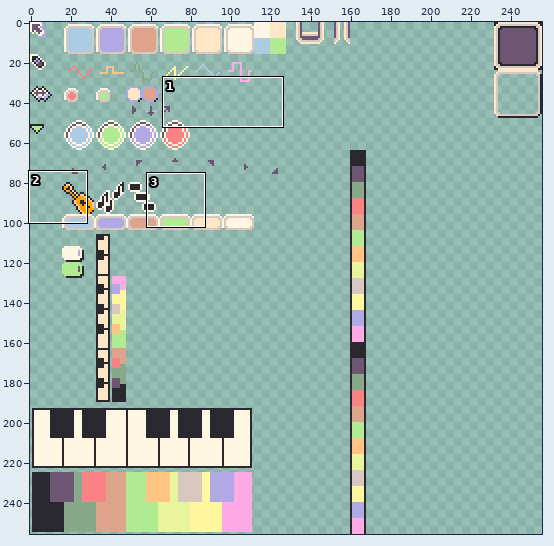
Edited in one commit: pixel-art file (tiny-cli/sfx-spritesheet.aseprite). Above, an overview of the earlier version with the close-up marked.
Close-up. Old version:
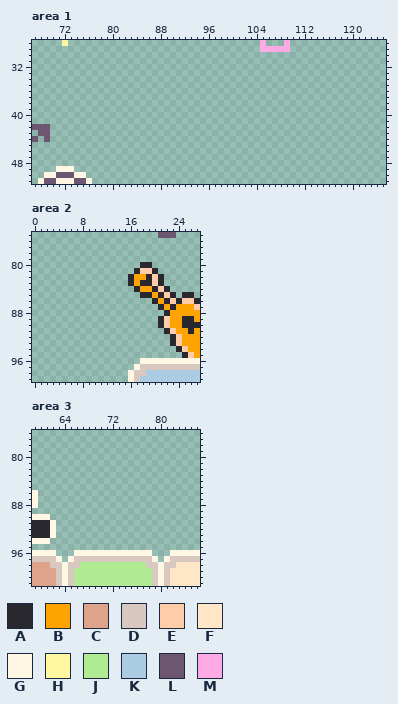
256x256 pixels, 1 frame. Shown: area 1: x 67..125, y 28..51; area 2: x 0..27, y 75..99; area 3: x 59..86, y 76..101.
Palette (. is transparent): A #28282e  B #ffa300  C #dea38b  D #d9c8bf  E #ffccaa  F #ffe6c6  G #fff7e4  H #fff7a0  J #b0eb93  K #accce4  L #6c5671  M #feaae4
Pixels before, area 1, first column x 67:
28 .....H................................M...M
29 ......................................MMMMM
30 ...........................................
31 ...........................................
32 ...........................................
33 ...........................................
34 ...........................................
35 ...........................................
36 ...........................................
37 ...........................................
38 ...........................................
39 ...........................................
40 ...........................................
41 ...........................................
42 LLL........................................
43 .LL........................................
44 L.L........................................
45 ...........................................
46 ...........................................
47 ...........................................
48 ...........................................
49 ....GGG....................................
50 ..GGLLLGG..................................
51 .GLLGGGLLG.................................
Pixels before, area 2, first column x 16:
 75 .....LLL....
 76 ............
 77 ............
 78 ............
 79 ............
 80 ..AA........
 81 .AEEA.......
 82 ABBAEA......
 83 ABAAEA......
 84 .ABBAEA.....
 85 ..AABAEA.AA.
 86 ....ABAEAEEA
 87 .....ABABBBE
 88 ......ABBBBB
 89 .....AEBBAAB
 90 .....AEBBAAA
 91 ......AEBBAB
 92 .......AEBBB
 93 .......AEBBB
 94 ........AEBB
 95 .........AEB
 96 ..GGGGGGGGGG
 97 .GDDDDDDDDDD
 98 GDDKKKKKKKKK
 99 GDKKKKKKKKKK
Pixels before, area 3, first column x 59:
 86 G...........................
 87 G...........................
 88 G...........................
 89 ............................
 90 GGG.........................
 91 AAAG........................
 92 AAAG........................
 93 AAAG........................
 94 GGG.........................
 95 ............................
 96 GGGG...GGGGGGGGGGGGG...GGGGG
 97 DDDDG.GDDDDDDDDDDDDDG.GDDDDD
 98 CCCDDGDDJJJJJJJJJJJDDGDDFFFF
 99 CCCCDGDJJJJJJJJJJJJJDGDFFFFF
100 CCCCDGDJJJJJJJJJJJJJDGDFFFFF
101 CCCCDGDJJJJJJJJJJJJJDGDFFFFF
And afterwards:
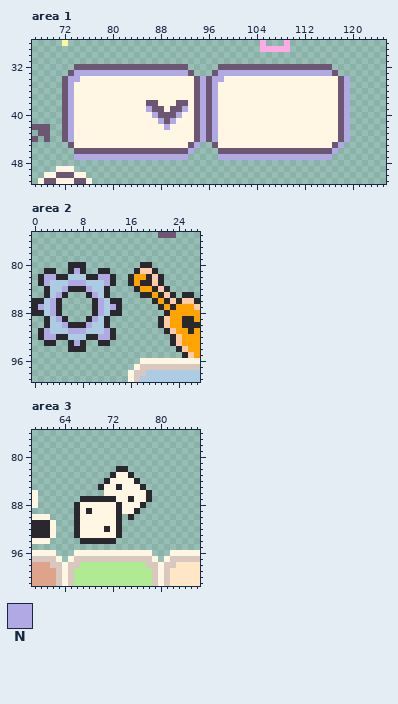
Colours new in this view: N #b0a9e4
The exact change:
Changed rows in their new state; - is an unchanged pixel.
Area 1:
first column x 72:
32 --LLLLLLLLLLLLLLLLLLL-----LLLLLLLLLLLLLLLLLLL---
33 -LNNNNNNNNNNNNNNNNNNNL---LNNNNNNNNNNNNNNNNNNNL--
34 LNNGGGGGGGGGGGGGGGGGGGLNLNNGGGGGGGGGGGGGGGGGGGLN
35 LNGGGGGGGGGGGGGGGGGGGGLNLNGGGGGGGGGGGGGGGGGGGGLN
36 LNGGGGGGGGGGGGGGGGGGGGLNLNGGGGGGGGGGGGGGGGGGGGLN
37 LNGGGGGGGGGGGGGGGGGGGGLNLNGGGGGGGGGGGGGGGGGGGGLN
38 LNGGGGGGGGGGGGLLGGGLLGLNLNGGGGGGGGGGGGGGGGGGGGLN
39 LNGGGGGGGGGGGGNLLGLLNGLNLNGGGGGGGGGGGGGGGGGGGGLN
40 LNGGGGGGGGGGGGGNLLLNGGLNLNGGGGGGGGGGGGGGGGGGGGLN
41 LNGGGGGGGGGGGGGGNLNGGGLNLNGGGGGGGGGGGGGGGGGGGGLN
42 LNGGGGGGGGGGGGGGGNGGGGLNLNGGGGGGGGGGGGGGGGGGGGLN
43 LNGGGGGGGGGGGGGGGGGGGGLNLNGGGGGGGGGGGGGGGGGGGGLN
44 LNGGGGGGGGGGGGGGGGGGGGLNLNGGGGGGGGGGGGGGGGGGGGLN
45 -LGGGGGGGGGGGGGGGGGGGLN--LGGGGGGGGGGGGGGGGGGGLN-
46 --LLLLLLLLLLLLLLLLLLLN----LLLLLLLLLLLLLLLLLLLN--
47 --NNNNNNNNNNNNNNNNNNN-----NNNNNNNNNNNNNNNNNNN---
Area 2:
first column x 0:
 80 ------AAA------
 81 --AA--ANA--AA--
 82 -ANNAAKKKAANNA-
 83 -ANKKKNNNKKKNA-
 84 --AKKNAAANKKA--
 85 --AKNA---ANKA--
 86 AAKNA-----ANKAA
 87 ANKNA-----ANKNA
 88 AAKNA-----ANKAA
 89 --AKNA---ANKA--
 90 --AKKNAAANKKA--
 91 -ANKKKNNNKKKNA-
 92 -ANNAAKKKAANNA-
 93 --AA--ANA--AA--
 94 ------AAA------
Area 3:
first column x 66:
 82 -------AA----
 83 ------AGGA---
 84 -----AGGGGA--
 85 ----AGGAGGGA-
 86 -----GGGGGGGA
 87 -AAAAAAGGAGGA
 88 AGGGGGGAGGGA-
 89 AGAGGGGAGGA--
 90 AGGGGGGA-A---
 91 AGGGGGGA-----
 92 AGGGGAGA-----
 93 AGGGGGGA-----
 94 -AAAAAA------
